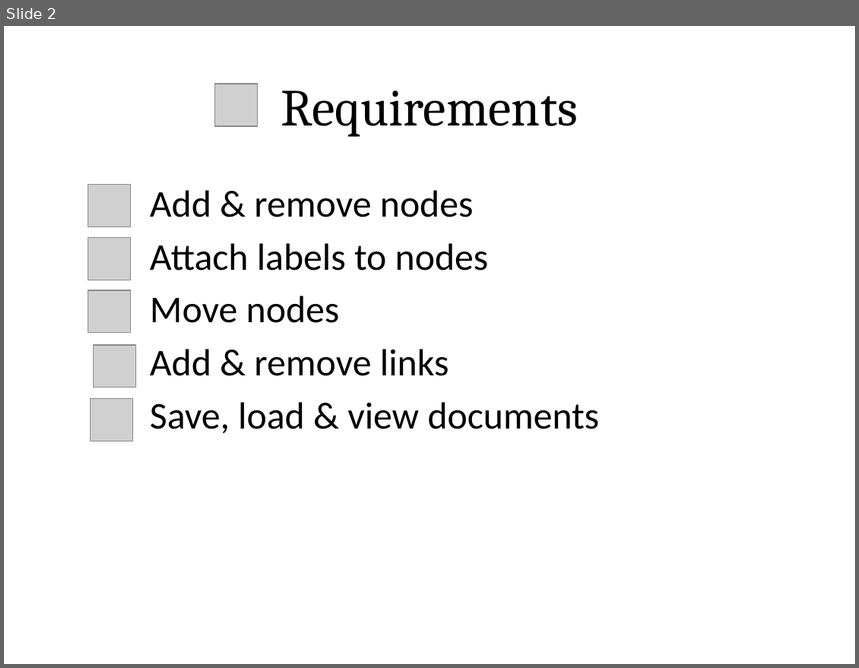
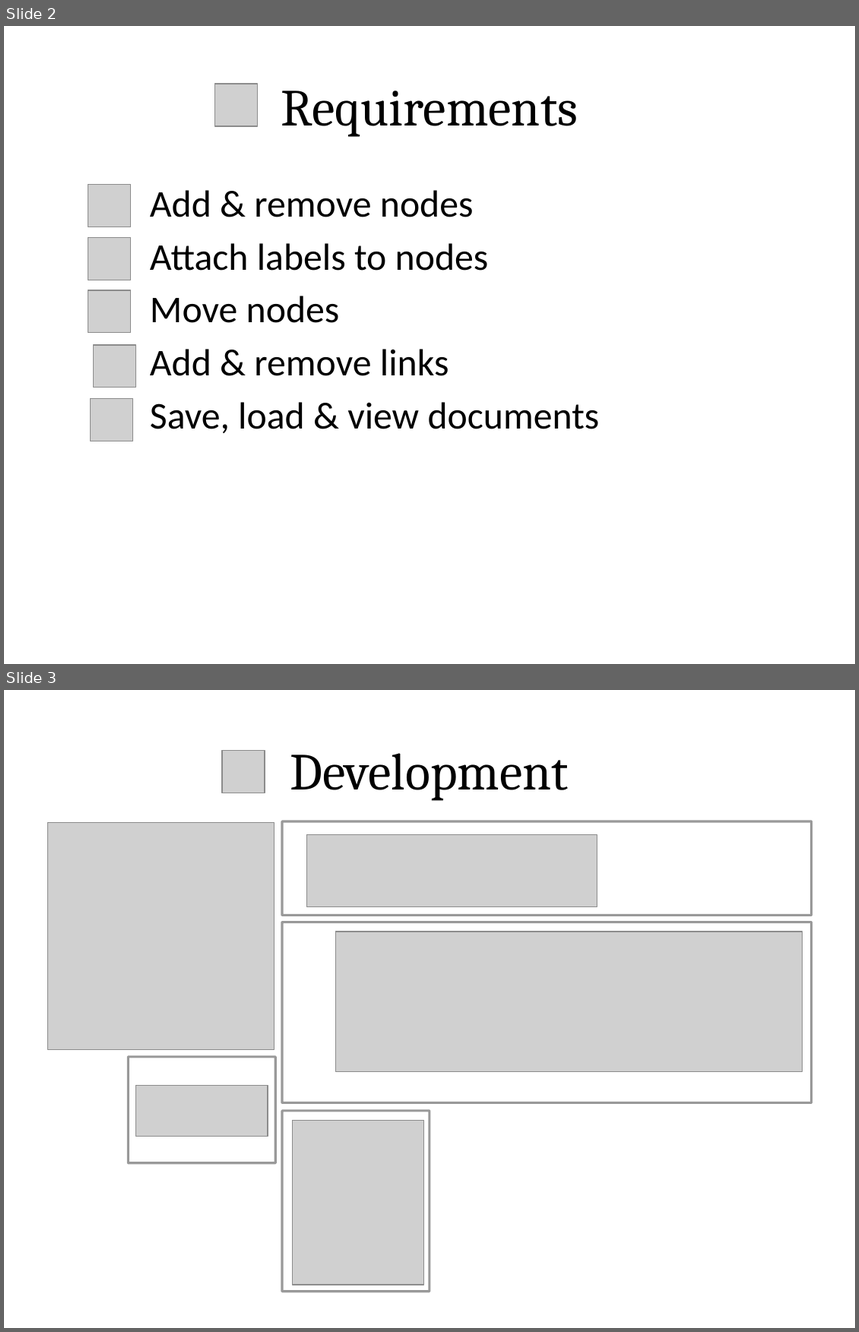
Before and after one commit to hinst/Coursework_2, a slide deck: Documentation/coursetion.pptx. Shown one above the other, each under a label of ours: slide 2 before the commit, slides 2 and 3 after it. The pictures are 859x668 and 859x1332 pixels, drawn with LibreOffice and Linux fonts; fonts in the diff are those of the drawing; grey boxes stand for pictures. Boxes give left, top, right and bottom in pixels: in the first picture for what was removed or moved away, otherwise in the second. Text is boxed around its words. In the diff, an @@ line names an element or a change of style, - is before the commit and + after.

```diff
--- a/Documentation/coursetion.pptx
+++ b/Documentation/coursetion.pptx
@@ slide 3 added at (4, 690, 855, 1328), background #FFFFFF @@
@@ picture added at (222, 751, 265, 793) @@
@@ title added at (291, 753, 569, 801), 44 pt, text #000000 @@
+Development
@@ picture added at (47, 823, 275, 1050) @@
@@ rectangle added at (282, 822, 812, 916), outline #000000 2 pt @@
@@ picture added at (307, 834, 598, 906) @@
@@ rectangle added at (282, 923, 812, 1103), fill #FFFFFF, outline #000000 2 pt @@
@@ picture added at (336, 932, 803, 1072) @@
@@ rectangle added at (129, 1057, 275, 1163), fill #FFFFFF, outline #000000 2 pt @@
@@ picture added at (136, 1086, 268, 1137) @@
@@ rectangle added at (282, 1111, 430, 1292), fill #FFFFFF, outline #000000 2 pt @@
@@ picture added at (293, 1121, 424, 1285) @@
```
Also in this commit, not shown: 1 slide changed, 6 other slides added, 1 slide removed, 1 other file.
